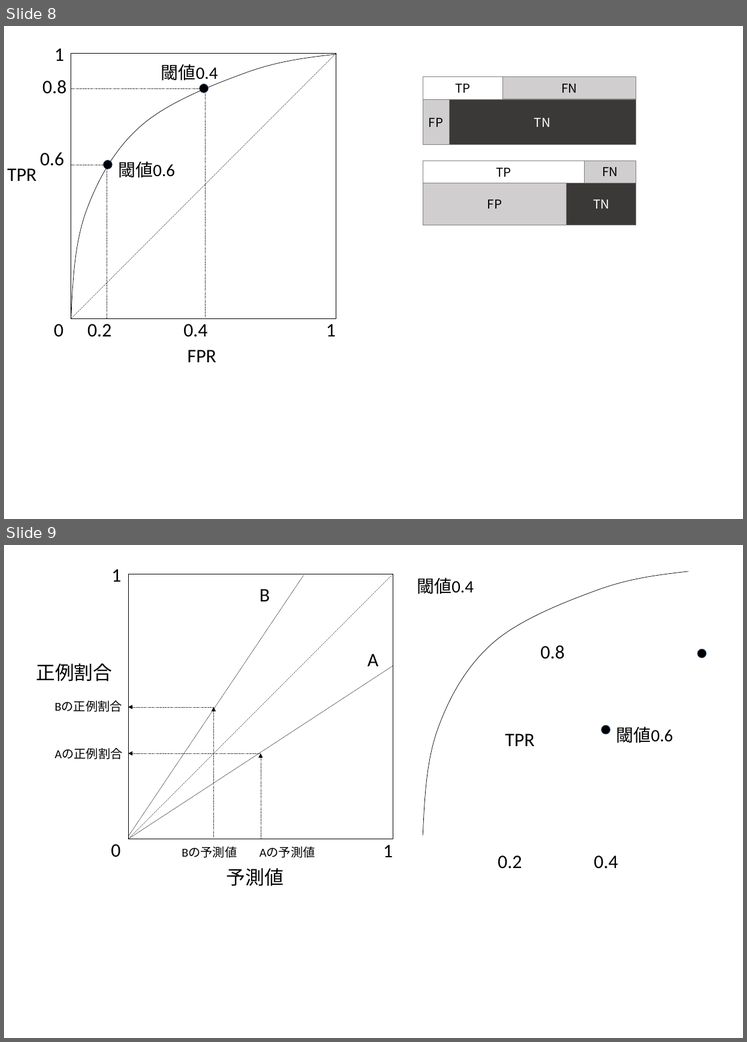
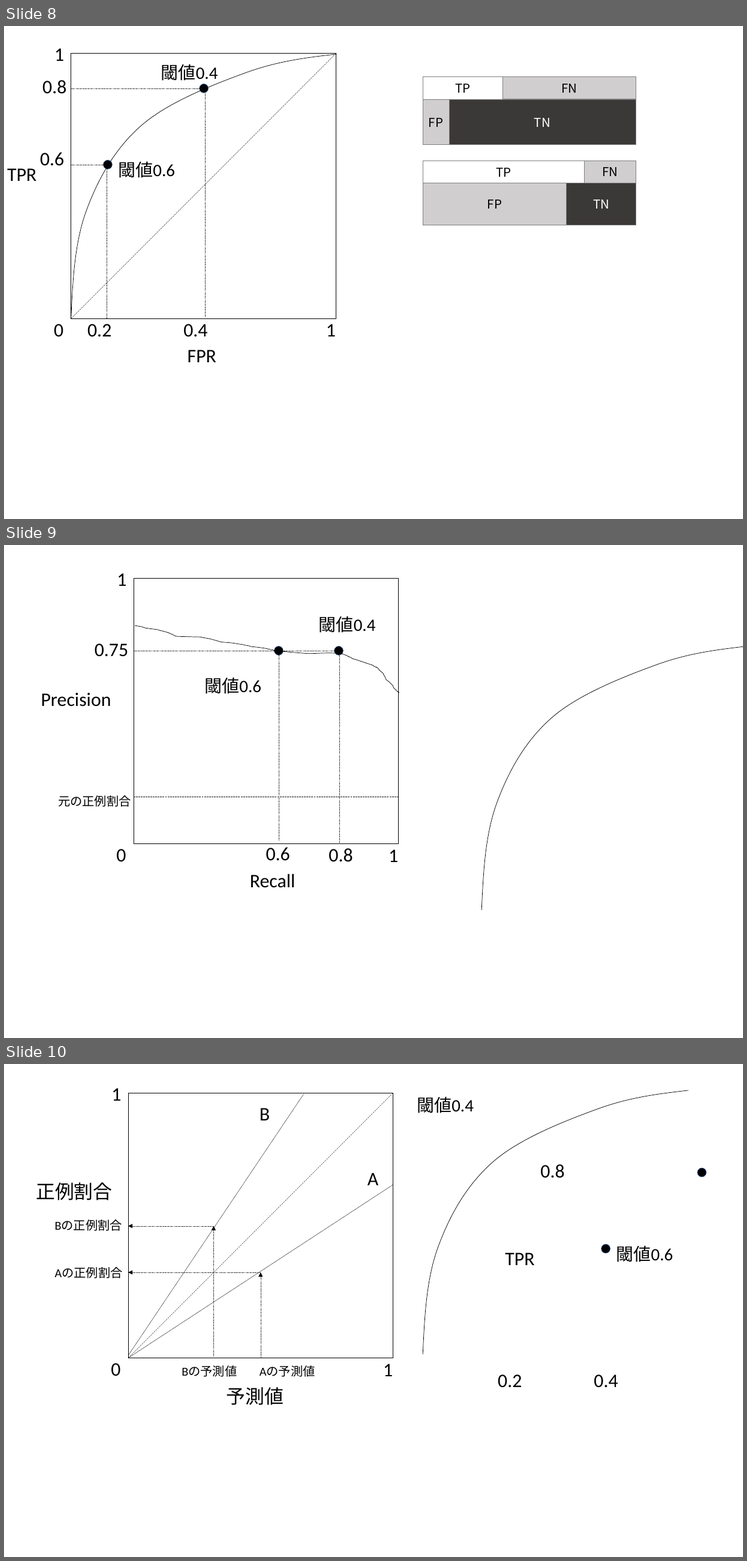
Before and after one commit to Rio114/MachineLearning, a slide deck: unbalance/images.pptx. Shown one above the other, each under a label of ours: slides 8 and 9 before the commit, slides 8, 9 and 10 after it. The pictures are 747x1042 and 747x1561 pixels, drawn with LibreOffice and Linux fonts; fonts in the diff are those of the drawing. Boxes give left, top, right and bottom in pixels: in the first picture for what was removed or moved away, otherwise in the second. Text is boxed around its words. In the diff, an @@ line names an element or a change of style, - is before the commit and + after.

```diff
--- a/unbalance/images.pptx
+++ b/unbalance/images.pptx
@@ slide 9 added at [4,545,743,1038], background #FFFFFF @@
@@ text added at [117,573,126,586], 44 pt, text #000000 @@
+1
@@ rectangle added at [134,579,399,844], outline #000000 1 pt @@
@@ text added at [319,616,376,633], 40 pt, text #000000 @@
+閾値0.4
@@ freeform shape added at [135,625,399,693], outline #000000 1 pt @@
@@ text added at [95,643,128,657], 44 pt, text #000000 @@
+0.75
@@ line added from (134, 651) to (339, 651), #000000 0.5 pt dashed @@
@@ ellipse added at [275,646,284,655], fill #000000, outline #325491 1 pt @@
@@ line added from (279, 649) to (279, 841), #000000 0.5 pt dashed @@
@@ ellipse added at [335,646,344,655], fill #000000, outline #325491 1 pt @@
@@ line added from (340, 646) to (340, 844), #000000 0.5 pt dashed @@
@@ freeform shape added at [482,646,743,910], outline #000000 1 pt @@
@@ text added at [204,677,261,694], 40 pt, text #000000 @@
+閾値0.6
@@ text added at [41,693,111,706], 44 pt, text #000000 @@
+Precision
@@ text added at [58,795,131,807], 28 pt, text #000000 @@
+元の正例割合
@@ line added from (399, 796) to (134, 796), #000000 0.5 pt dashed @@
@@ text added at [116,849,126,862], 44 pt, text #000000 @@
+0
@@ text added at [266,847,290,861], 44 pt, text #000000 @@
+0.6
@@ text added at [329,848,353,862], 44 pt, text #000000 @@
+0.8
@@ text added at [389,849,398,862], 44 pt, text #000000 @@
+1
@@ text added at [250,874,296,888], 44 pt, text #000000 @@
+Recall
@@ what was slide 9 is now slide 10 @@
```
Also in this commit, not shown: 7 other files.
